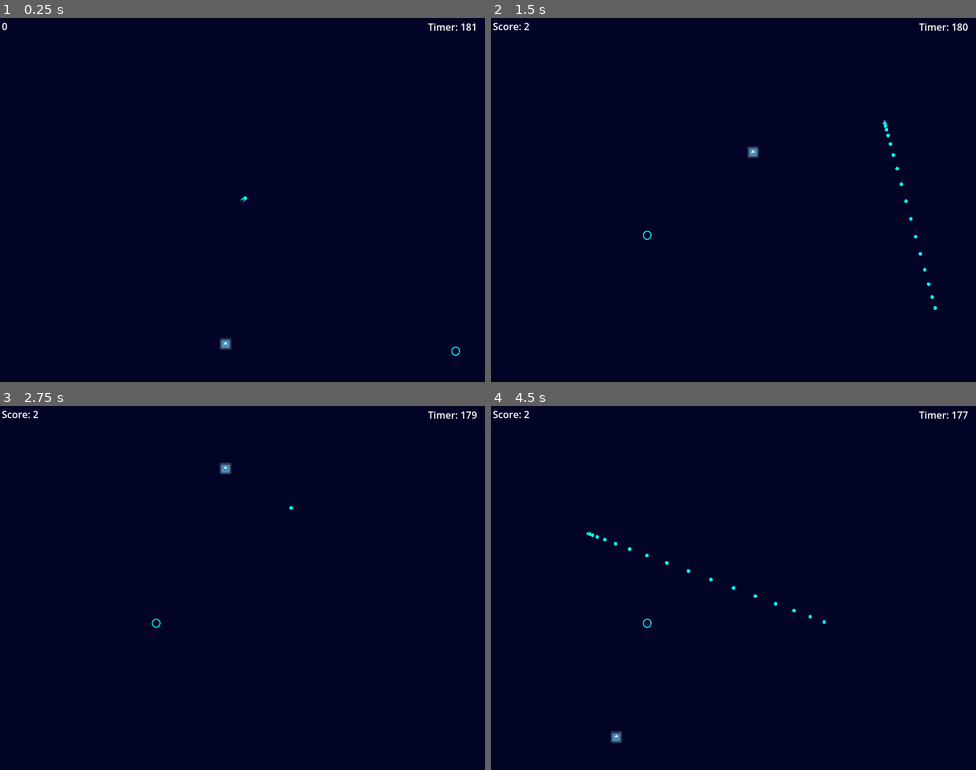
Above: before the commit, frames 1-4 (two rows, left to right).
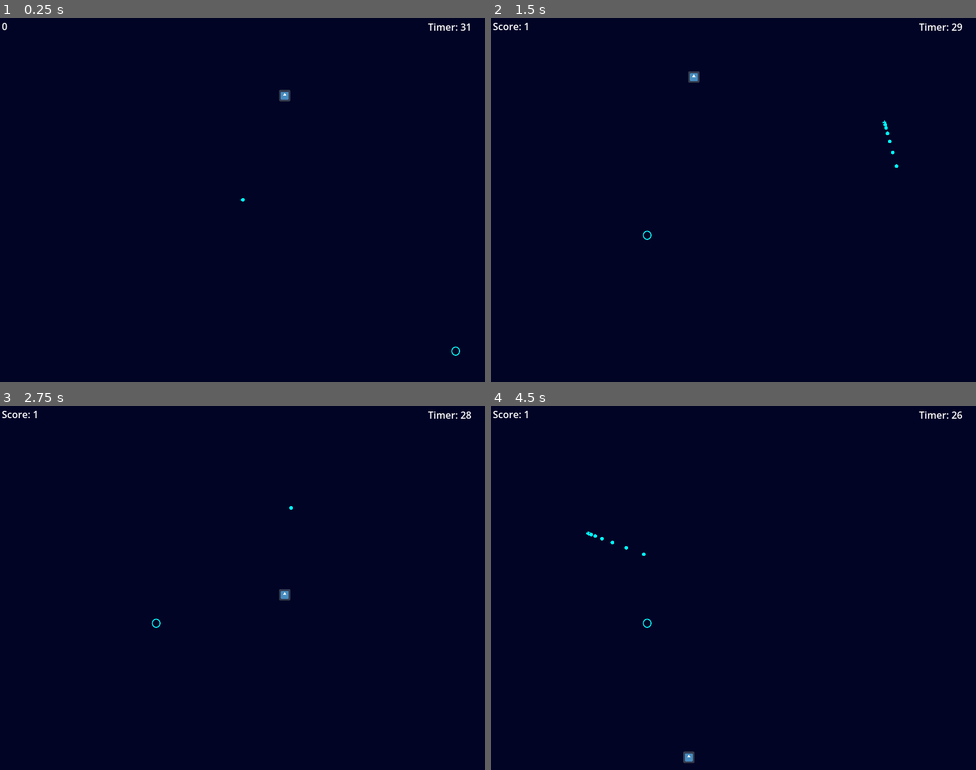
Above: after the commit, the same moments.

Repository: beki-github/speed-click
Game: Godot game, scene res://scenes/game.tscn
Two runs of this game, one before a commit and one after it. Both use one fixed random seed, a clock stepped at 60 frames per second and the inputs below. The engine's default icon, where the game draws it, is replaced by a stand-in: a white triangle on a blue panel in a dark square.
Inputs (mouse positions are in pixels of both pictures, inside the frame that each line leads up to):
- Up to frame 1 (0.25 s): no input
- Up to frame 2 (1.5 s): move the mouse to (946, 349) at 0.52 s; move the mouse to (883, 123) at 1.27 s
- Up to frame 3 (2.75 s): move the mouse to (291, 507) at 2.02 s
- Up to frame 4 (4.5 s): move the mouse to (709, 660) at 2.77 s; move the mouse to (879, 642) at 3.52 s; move the mouse to (588, 533) at 4.27 s

The runs differ from the first frame. In frame 1, 0.2% of the frame differs, in the area x 45-98%, y 1-92%; in frame 2, 0.3%; in frame 3, 0.2%; in frame 4, 0.3%, in the area x 6-99%, y 1-99%.

Commit message:
fully implemented the first version of bounce effect

Diff:
--- a/scenes/ball.tscn
+++ b/scenes/ball.tscn
@@ -5,6 +5,9 @@
 
 [sub_resource type="CircleShape2D" id="CircleShape2D_cxlvu"]
 radius = 14.0
+
+[sub_resource type="CircleShape2D" id="CircleShape2D_f7cbr"]
+radius = 15.033297
 
 [node name="ball" type="CharacterBody2D" unique_id=885168186]
 script = ExtResource("1_cxlvu")
@@ -15,3 +18,10 @@
 [node name="Sprite2D" type="Sprite2D" parent="." unique_id=1884715604]
 scale = Vector2(0.15, 0.15)
 texture = ExtResource("1_7s4qf")
+
+[node name="Area2D" type="Area2D" parent="." unique_id=494607549]
+
+[node name="CollisionShape2D" type="CollisionShape2D" parent="Area2D" unique_id=145771139]
+shape = SubResource("CircleShape2D_f7cbr")
+
+[connection signal="area_entered" from="Area2D" to="." method="_on_area_2d_area_entered"]
--- a/scenes/game.tscn
+++ b/scenes/game.tscn
@@ -2,7 +2,6 @@
 
 [ext_resource type="Script" uid="uid://bqxpc045y286c" path="res://scripts/game.gd" id="1_yqjtg"]
 [ext_resource type="Shader" uid="uid://c3sskalw6a0ys" path="res://shaders/game.gdshader" id="2_yqjtg"]
-[ext_resource type="PackedScene" uid="uid://ibckfgb71ekg" path="res://scenes/ball.tscn" id="3_lnu2h"]
 [ext_resource type="PackedScene" uid="uid://dlfk5rc07fj20" path="res://scenes/walls.tscn" id="4_lbhrr"]
 
 [sub_resource type="ShaderMaterial" id="ShaderMaterial_lnu2h"]
@@ -37,12 +36,7 @@
 vertical_alignment = 1
 
 [node name="Timer" type="Timer" parent="." unique_id=527608577]
-wait_time = 181.761
-one_shot = true
-autostart = true
-
-[node name="ball" parent="." unique_id=885168186 instance=ExtResource("3_lnu2h")]
-position = Vector2(0, -13)
+wait_time = 31.308
 
 [node name="walls" parent="." unique_id=1904335899 instance=ExtResource("4_lbhrr")]
 position = Vector2(-404, -298)
--- a/scripts/ball.gd
+++ b/scripts/ball.gd
@@ -1,21 +1,34 @@
 extends CharacterBody2D
+signal caught_ball
 
 var direction: Vector2
 var speed: int =2000
 var screen_size:Vector2
 
+
+var is_hit=false
+var score=10
+
 func _ready():
-	screen_size=get_viewport_rect().size
-	position=Vector2(screen_size.x/2,screen_size.y/2)
 	direction=get_random_direction()
+	velocity=direction*speed
 
 func _physics_process(delta: float) -> void:
-	var collison=move_and_collide(direction*speed*delta)
+	var collison=move_and_collide(velocity*delta)
 	if collison:
-		direction=direction.bounce(collison.get_normal())
+		velocity=velocity.bounce(collison.get_normal())
 
 func get_random_direction() -> Vector2:
 	var new_direction: Vector2
-	new_direction.x=[-1,1].pick_random()
-	new_direction.y=randf_range(-1,1)
-	return new_direction.normalized()
+	var random_angle=randf_range(0,TAU)
+	return Vector2.RIGHT.rotated(random_angle).normalized()
+
+
+
+func _on_area_2d_area_entered(area: Area2D) -> void:
+	if is_hit:
+		return
+	if area.is_in_group("tail_group"):
+		is_hit=true
+		caught_ball.emit()
+		queue_free()
--- a/scripts/game.gd
+++ b/scripts/game.gd
@@ -1,6 +1,7 @@
 extends Node2D
 
 var circle_node = preload("res://scenes/circle.tscn")
+var ball_node=preload("res://scenes/ball.tscn")
 var game_over = preload("res://scenes/GameOver.tscn")
 var tail_node=preload("res://scenes/tail.tscn")
 var rng=RandomNumberGenerator.new()
@@ -9,7 +10,27 @@
 var game_running:=true
 
 var tail_array=[]
-var tail_num:=20
+var tail_num:=10
+
+func spawn_circle():
+	if !game_running:
+		return
+	var new_circle = circle_node.instantiate()
+	new_circle.cleared.connect(_on_circle_cleared)
+	new_circle.position=Vector2(rng.randi_range(-370,370),rng.randi_range(-270,270))
+	new_circle.scale=Vector2(0.25,0.25)
+	add_child(new_circle)
+
+
+func spawn_ball():
+	if !game_running:
+		return
+	var new_ball=ball_node.instantiate()
+	new_ball.position=Vector2(rng.randi_range(-370,370),rng.randi_range(-270,270))
+	new_ball.caught_ball.connect(on_ball_cleared)
+	add_child(new_ball)
+
+
 func start_Game() -> void:
 	Input.set_mouse_mode(Input.MOUSE_MODE_HIDDEN)
 	game_running = true
@@ -17,9 +38,10 @@
 	$Timer.start()
 	get_node("/root/Game/Camera2D/Score").text = "0"
 	for child in get_children():
-		if child is Area2D and child.name!="tail":
+		if (child is Area2D or child is CharacterBody2D) and !child.is_in_group("tail_group"):
 			child.queue_free()
 	spawn_circle()
+	spawn_ball()
 	if tail_array.is_empty():
 		for tail in tail_num:
 			var tail_=tail_node.instantiate()
@@ -30,41 +52,17 @@
 
 
 
-
-
-
-func _ready() -> void:
-	start_Game()
-
-
-
-
 func Game_over_box():
 	var game_over_tab = game_over.instantiate()
 	game_over_tab.get_node("Control/Panel/LatestScore").text = str(score)
 	game_over_tab.retry_pressed.connect(_on_retry_pressed)
 	add_child(game_over_tab)
 
-func _on_retry_pressed():
+
+func _ready() -> void:
 	start_Game()
 
-func spawn_circle():
-	if !game_running:
-		return
-	var new_circle = circle_node.instantiate()
-	new_circle.cleared.connect(_on_circle_cleared)
-	new_circle.position=Vector2(rng.randi_range(-370,370),rng.randi_range(-270,270))
-	new_circle.scale=Vector2(0.25,0.25)
-	add_child(new_circle)
-
-func _on_circle_cleared():
-	if !game_running:
-		return
-	score += 1
-	get_node("/root/Game/Camera2D/Score").text = "Score: "+str(score)
-	spawn_circle()
-
-func _process(_delta: float) -> void:
+func _physics_process(delta: float) -> void:
 	get_node("/root/Game/Camera2D/Timer").text = "Timer: "+str(int($Timer.time_left))
 	var mouse_pos=get_global_mouse_position()
 	if !tail_array.is_empty():
@@ -76,6 +74,20 @@
 	else:
 		print("the tail is fucked up")
 
+func on_ball_cleared():
+	spawn_ball()
+
+func _on_circle_cleared():
+	if !game_running:
+		return
+	score += 1
+	get_node("/root/Game/Camera2D/Score").text = "Score: "+str(score)
+	spawn_circle()
+
+
+func _on_retry_pressed():
+	start_Game()
+
 func _on_timer_timeout() -> void:
 	Input.set_mouse_mode(Input.MOUSE_MODE_VISIBLE)
 	game_running = false
